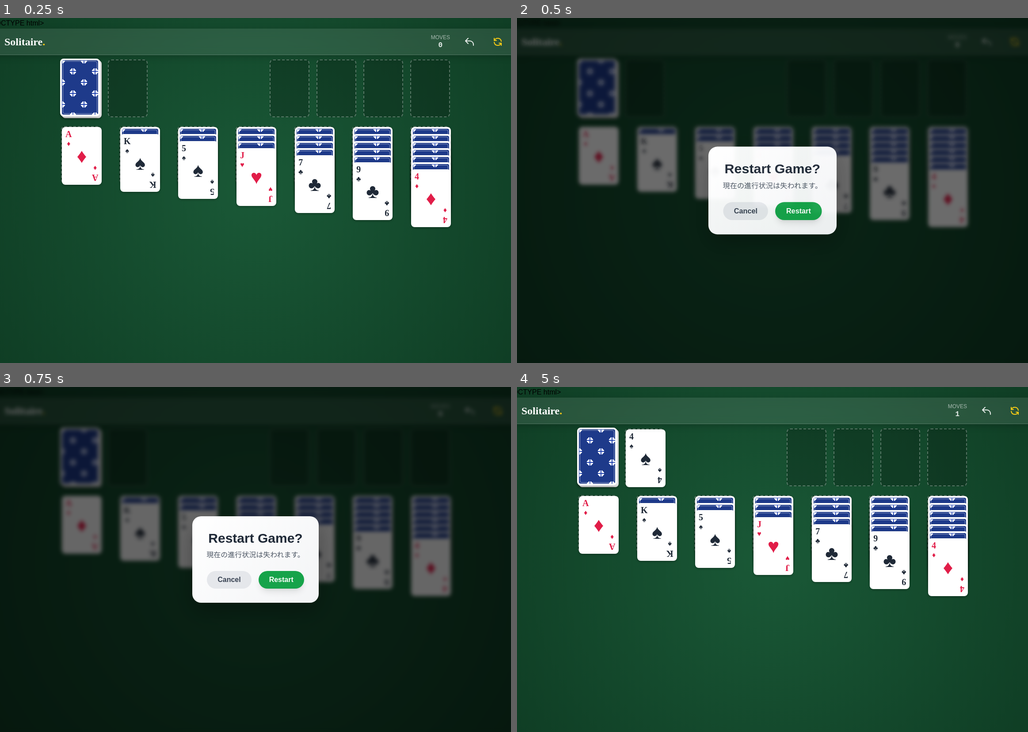
Above: before the commit, frames 1-4 (two rows, left to right).
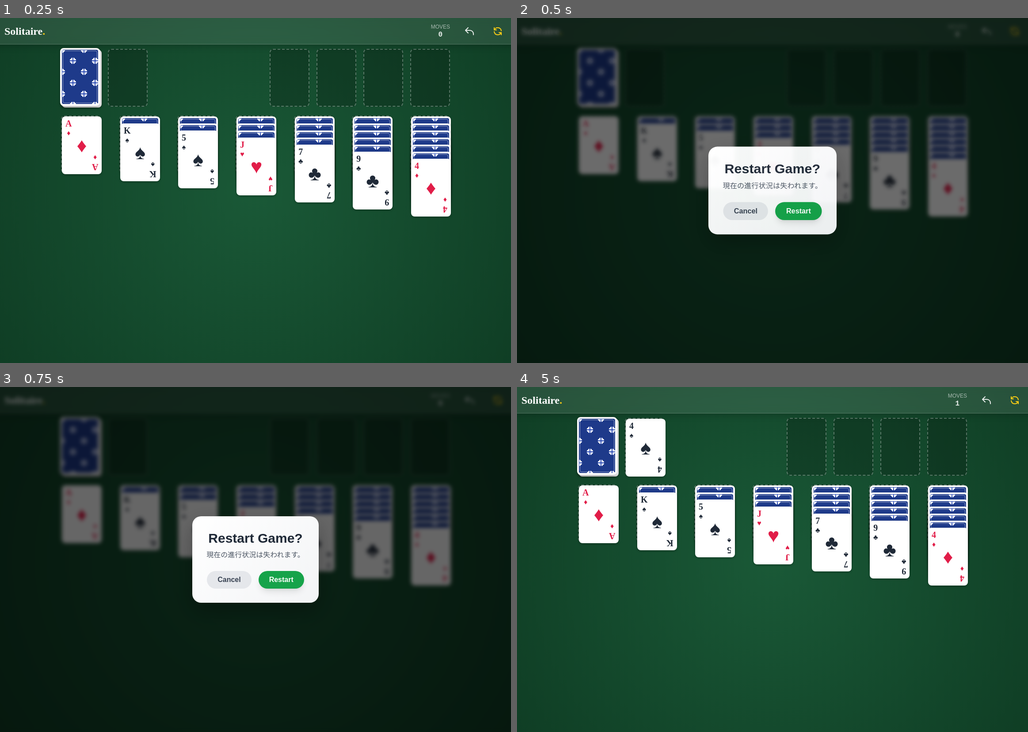
Above: after the commit, the same moments.

Repository: 326058-alt/B20_game
Game: browser game, page index.html
Same seed, same stepped clock (60 frames per second), same inputs: the game is played once before the commit and once after it.
Inputs (mouse positions are in pixels of both pictures, inside the frame that each line leads up to; where the layout moved, square brackets give the same spot in the first picture):
- Up to frame 1 (0.25 s): no input
- Up to frame 2 (0.5 s): click "Restart" at 0.27 s
- Up to frame 3 (0.75 s): no input
- Up to frame 4 (5 s): click (772, 604) [772, 614] at 1.07 s; click "Cancel" at 1.27 s; click (690, 542) [690, 552] at 1.67 s; click "Undo" at 1.87 s; press the mouse at (854, 525) [854, 535] at 2.27 s; release the mouse at (772, 507) [772, 518] at 2.4 s; click (772, 535) [772, 545] at 2.47 s; click (833, 635) [833, 645] at 2.87 s; click (833, 542) [833, 552] at 3.07 s; click (675, 652) [675, 663] at 3.47 s; click (890, 549) [890, 559] at 3.67 s; press the mouse at (772, 507) [772, 518] at 4.07 s; release the mouse at (731, 683) [731, 694] at 4.2 s; click (716, 528) [716, 538] at 4.27 s; click (890, 587) [890, 600] at 4.67 s; click (598, 445) [598, 456] at 4.87 s

The runs differ from the first frame. In frame 1, 11% of the frame differs, in the area x 0-100%, y 0-61%; in frame 2, 5.8%; in frame 3, 5.7%; in frame 4, 11%.

Commit message:
カード幅のCSSとDOCTYPEの誤記を直す

Diff:
--- a/index.html
+++ b/index.html
@@ -1,4 +1,4 @@
-DOCTYPE html>
+<!DOCTYPE html>
 <html lang="ja">
 <head>
     <meta charset="UTF-8">
@@ -8,7 +8,7 @@
     <link href="https://fonts.googleapis.com/css2?family=Cinzel:wght@700&family=Noto+Sans+JP:wght@400;700&family=Playfair+Display:ital,wght@1,700&display=swap" rel="stylesheet">
     <style>
         :root {
-         <!   --card-width: min(13vw, 80px);
+            --card-width: min(13vw, 80px);
             --card-height: calc(var(--card-width) * 1.45);
             --card-spacing: calc(var(--card-width) * 1.1);
             --card-offset-y-up: 28px;
